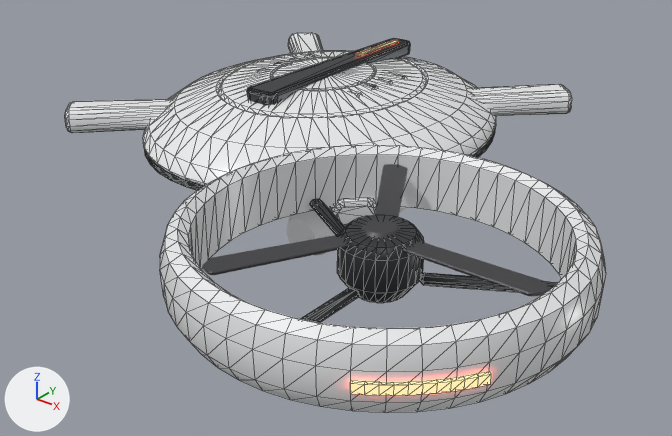
Renders of the glTF model assets/models/robots/drone.glb from each side of a commit.
Camera for both pictures: a 50 mm lens placed at (0.698, -0.849, 0.399), pointed at (0.11, -0.113, -0.057). Arrows for +X, +Y and +Z are at lower left; the lights stay in place. The first picture is the older version. Mesh edges are drawn as thin lines on the coarser meshes. Vertices at exactly the same position are counted once.

The first picture shows 'blades', 'core', 'gun', 'rotor'.
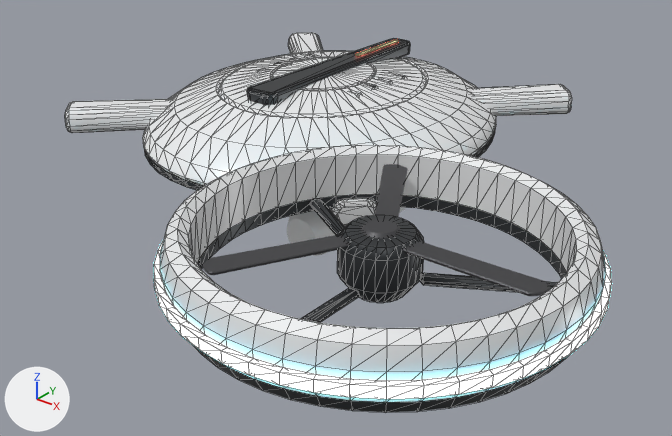
Where the change shows, as pixel boxes (x1, y1, x2, y2) in the pictures (672 x 436 px):
'rotor', reshaped
    before: (160, 145, 606, 412)
    after: (154, 145, 612, 412)
part 1 of me_rotor, added
    after: (154, 239, 612, 399)
part 2 of me_rotor, built on
    before: (189, 155, 577, 395)
    after: (189, 155, 577, 279)
part 3 of me_rotor, recoloured
    before: (183, 229, 578, 412)
    after: (193, 345, 568, 412)

Edits to the bpy script that builds the scene:
```text
Add mat_glow:
    mat_glow = principled_material('Glow')
    mat_glow.base_color = (0.1, 0.4, 0.5)  # cyan #59aabc
    mat_glow.roughness = 0.3
    mat_glow.emission_color = (0.2, 0.8, 1.0)  # cyan #7ce7ff
    mat_glow.emission_strength = 6.0
Change me_rotor:
    used by ob_rotor; location = (0.32, -0.32, 0.05)
    remove me_rotor.from_pydata(...)  # 550 vertices, 1076 faces; spans x -0.171..0.171, y -0.171..0.171, z -0.03..0.034
    remove me_rotor.materials.append(mat_eye)  # dark red #592727, glowing red #ff694b
    add me_rotor.from_pydata(...)  # 746 vertices, 1572 faces; spans x -0.176..0.176, y -0.176..0.176, z -0.03..0.034
    me_rotor part 1: a new loose piece of 192 vertices spanning x -0.176..0.176, y -0.176..0.176, z -0.005..0.005, in mat_glow (cyan #59aabc, glowing cyan #7ce7ff)
    me_rotor part 2
    44 vertices are removed from x 0.085..0.15, y -0.15..-0.085, z -0.004..0.004
    176 faces are deleted
    48 new vertices lie (0.0, 0.0, -0.04) away from vertices in x -0.148..0.148, y -0.148..0.148, z 0.028
    192 new faces join them, mat_shell (white #ecedef)
    96 new faces join them, mat_dark (dark grey #45484b)
    me_rotor part 3: 192 faces spanning x -0.17..0.17, y -0.17..0.17, z -0.026..-0.012 switch from mat_shell (white #ecedef) to mat_dark (dark grey #45484b)
    add me_rotor.materials.append(mat_glow)  # cyan #59aabc, glowing cyan #7ce7ff
```
